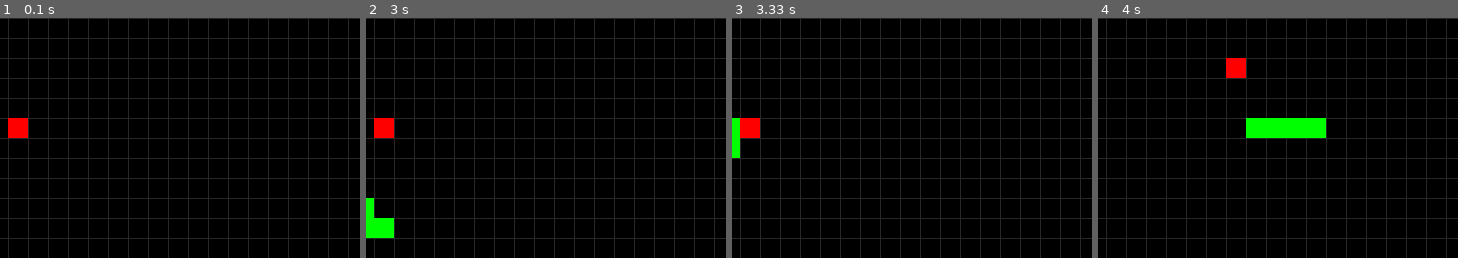
Above: before the commit, frames 1-4 (left to right).
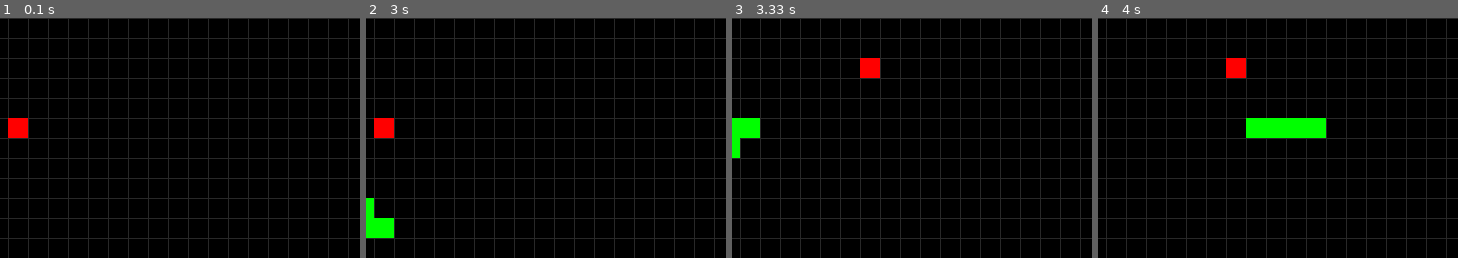
Above: after the commit, the same moments.

Repository: brenobaptista/snake-pygame
Game: pygame game, started from snake.py
Same seed, same stepped clock (60 frames per second), same inputs: the game is played once before the commit and once after it.
Inputs:
- Up to frame 1 (0.1 s): no input
- Up to frame 2 (3 s): hold Up 0.33-0.8 s; hold Right 0.83-1.47 s; hold Down 1.5-1.87 s; hold Left 1.9-2.37 s; hold Right 2.4-2.87 s; hold Up from 2.9 s (still down)
- Up to frame 3 (3.33 s): release Up at 3.2 s; hold Right from 3.23 s (still down)
- Up to frame 4 (4 s): release Right at 3.7 s; hold Left from 3.73 s (still down)
The pictures show only the part of the screen within x 16-66%, y 0-50%; the shares and areas given below are measured in that part.

Frames 1-2 are identical in both runs. In frame 3, 0.9% of the frame differs, in the area x 2-42%, y 16-50%; in frame 4, nothing differs.

Commit message:
Fixed the apple bite logic

Diff:
--- a/snake.py
+++ b/snake.py
@@ -41,13 +41,14 @@
         while not self.is_game_over:
             self.limit_frames_per_second()
             self.handle_input(snake)
-            self.handle_swallow(snake, apple)
 
             snake.move()
             self.detect_snake_collision(snake.position)
             self.detect_border_collision(snake.position[0])
             if self.is_game_over:
                 break
+
+            self.handle_swallow(snake, apple)
 
             self.render(snake, apple)
 
@@ -174,7 +175,8 @@
                 0, (self.position[0][0] - SQUARE_SIDE, self.position[0][1]))
 
     def increase_length(self):
-        self.position.append((0, 0))
+        snake_tail = self.position[len(self.position) - 1]
+        self.position.append((snake_tail[0], snake_tail[1]))
 
 
 class Apple():
